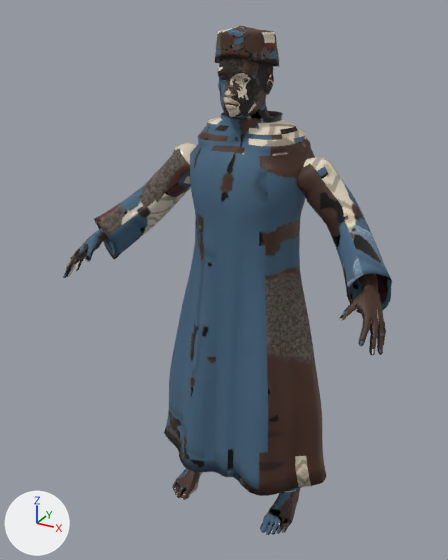
One commit to the glTF model game/public/customers/man_kaftan.glb: the scene before it, then after it.
Both versions are drawn from a camera (50 mm lens) standing at (0.878, -1.781, 1.772) and looking at (-0.058, -0.079, 0.921). The lights are fixed; the arrows at lower left show +X, +Y and +Z. The first picture is the older version. Vertices at exactly the same position are counted once.

The first picture shows 'man_kaftan_body'.
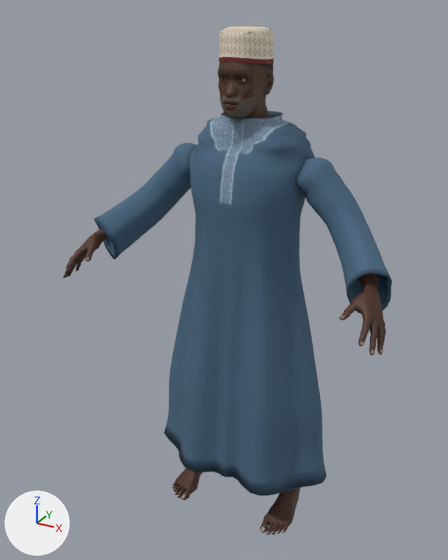
Changed parts and their boxes [x1, y1, x2, y2] in the pictures (448 x 560 px; the box of a moved part takes in the faces that stretch with it):
part 1 of me_man_kaftan_body, moved or reshaped: before [65, 26, 386, 355]; after [66, 26, 386, 355]
part 2 of me_man_kaftan_body, reshaped: before [262, 490, 300, 535]; after [261, 490, 300, 535]
part 3 of me_man_kaftan_body, moved or reshaped: before [172, 472, 200, 500]; after [172, 468, 202, 500]
part 4 of me_man_kaftan_body, surface changed: [63, 43, 392, 535] in both

The change in detail:
me_man_kaftan_body is used by ob_man_kaftan_body; location (0.0, 0.0, 0.0).
me_man_kaftan_body had 7280 vertices, 14209 faces and spanned x -0.55..0.55, y -0.37..0.21, z 0.0..1.73.
me_man_kaftan_body now has 7293 vertices, 14207 faces and spans x -0.55..0.55, y -0.37..0.21, z 0.0..1.72.
me_man_kaftan_body part 1: 442 vertices moved from x -0.55..0.55, y -0.36..0.04, z 0.92..1.71 to x -0.55..0.55, y -0.36..0.04, z 0.92..1.72; 294 vertices removed from x -0.1..0.54, y -0.35..0.05, z 0.94..1.73; 208 vertices added at x -0.55..0.54, y -0.37..0.04, z 0.93..1.72.
me_man_kaftan_body part 2: 39 vertices moved within x 0.15..0.24, y -0.21..0.04, z 0.0..0.09; 15 vertices removed from x 0.16..0.24, y -0.16..0.05, z 0.0..0.09; 71 vertices added at x 0.15..0.25, y -0.21..0.05, z 0.0..0.09.
me_man_kaftan_body part 3: 34 vertices moved within x -0.24..-0.16, y -0.21..-0.11, z 0.01..0.06; 11 vertices removed from x -0.23..-0.16, y -0.16..0.07, z 0.0..0.12; 54 vertices added at x -0.24..-0.15, y -0.21..0.07, z 0.0..0.19.
me_man_kaftan_body part 4: 9244 kept faces spanning x -0.55..0.55, y -0.37..0.21, z 0.0..1.72 get new texture (UV) coordinates.
